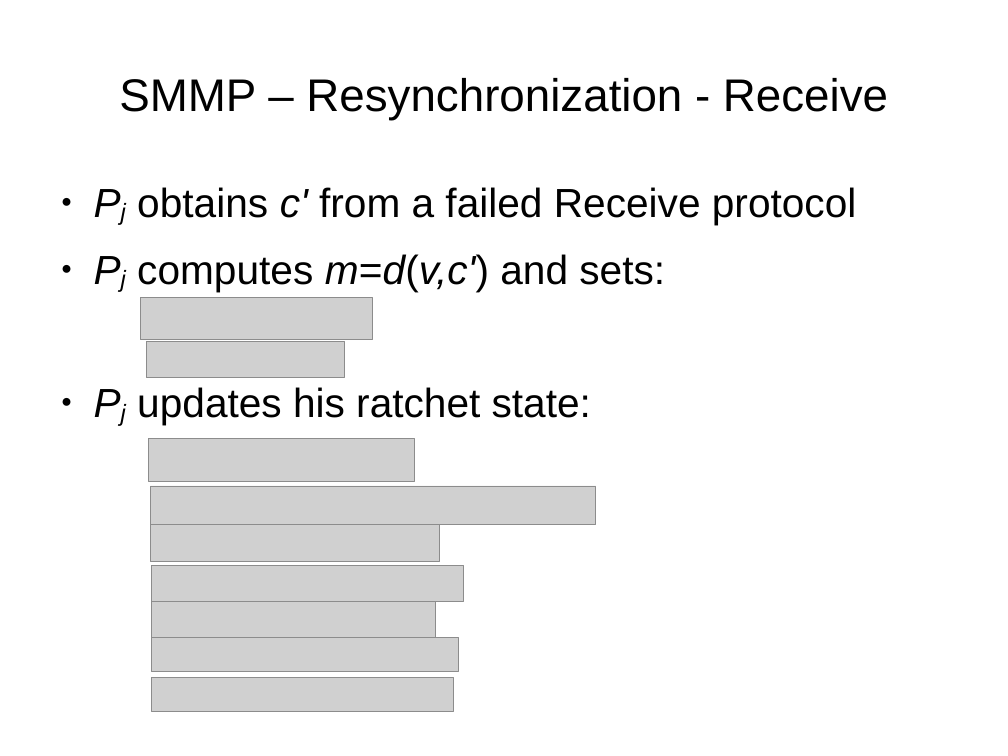
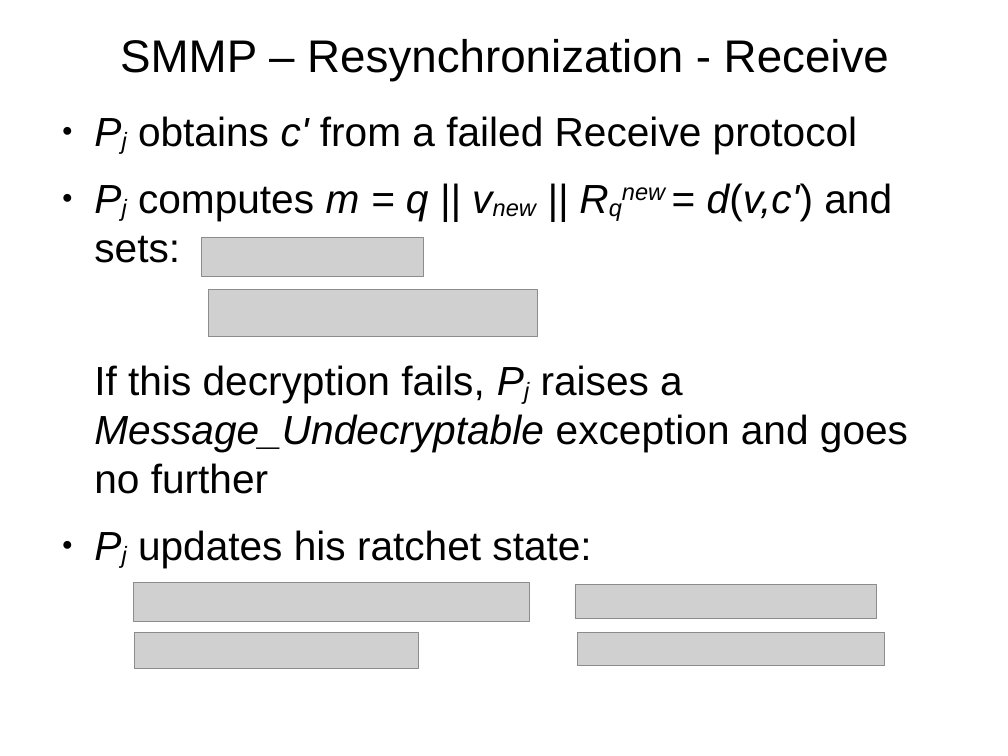
Before and after one commit to rxcomm/smmp, a slide deck: slide 28 of spec/slideshow.odp (slide 23 before the commit). Drawn at 1008x756 pixels with LibreOffice and Linux fonts; fonts in the diff are those of the drawing; grey boxes stand for pictures. Boxes give left, top, right and bottom in pixels: in the first picture for what was removed or moved away, otherwise in the second. Text is boxed around its words. In the diff, an @@ line names an element or a change of style, - is before the commit and + after.

```diff
--- a/spec/slideshow.odp
+++ b/spec/slideshow.odp
@@ title "SMMP – Resynchronization - Receive": place and size @@
-title "SMMP – Resynchronization - Receive" at <box>119,78,888,120</box>
+title "SMMP – Resynchronization - Receive" at <box>120,39,889,81</box>
@@ text "Pj obtains c' from a ...": place and size @@
-text "Pj obtains c' from a ..." at <box>137,187,857,425</box>
+text "Pj obtains c' from a ..." at <box>94,116,908,567</box>
@@ text at <box>94,183,908,494</box>: text changed @@
-● Pj computes m=d(v,c') and sets:
+● Pj computes m = q || vnew || Rqnew = d(v,c') and sets:
+If this decryption fails, Pj raises a Message_Undecryptable exception and goes no further
@@ picture: place and size @@
-picture at <box>146,341,345,378</box>
+picture at <box>201,238,424,277</box>
@@ picture: place and size @@
-picture at <box>141,297,373,340</box>
+picture at <box>209,290,538,337</box>
@@ picture removed at <box>151,525,440,562</box> @@
@@ picture: place and size @@
-picture at <box>151,565,464,602</box>
+picture at <box>134,583,530,622</box>
@@ picture: place and size @@
-picture at <box>151,486,596,525</box>
+picture at <box>575,585,877,619</box>
@@ picture removed at <box>151,602,435,638</box> @@
@@ picture: place and size @@
-picture at <box>151,638,457,671</box>
+picture at <box>134,632,419,669</box>
@@ picture: place and size @@
-picture at <box>149,439,414,482</box>
+picture at <box>577,632,884,666</box>
@@ picture removed at <box>151,678,453,712</box> @@
```
Also in this commit, not shown: 13 other slides changed, 14 slides added, 10 slides removed.
